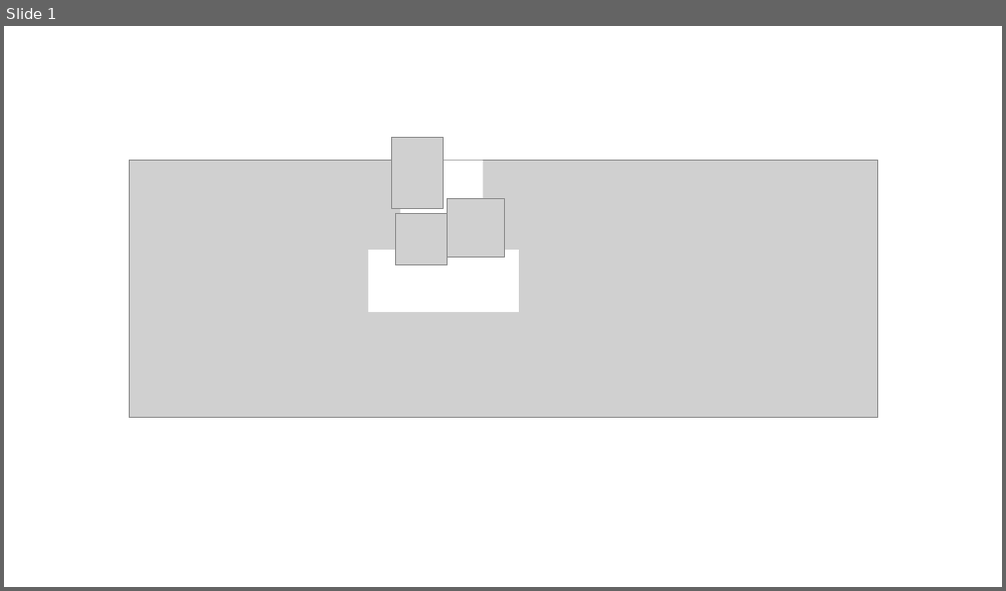
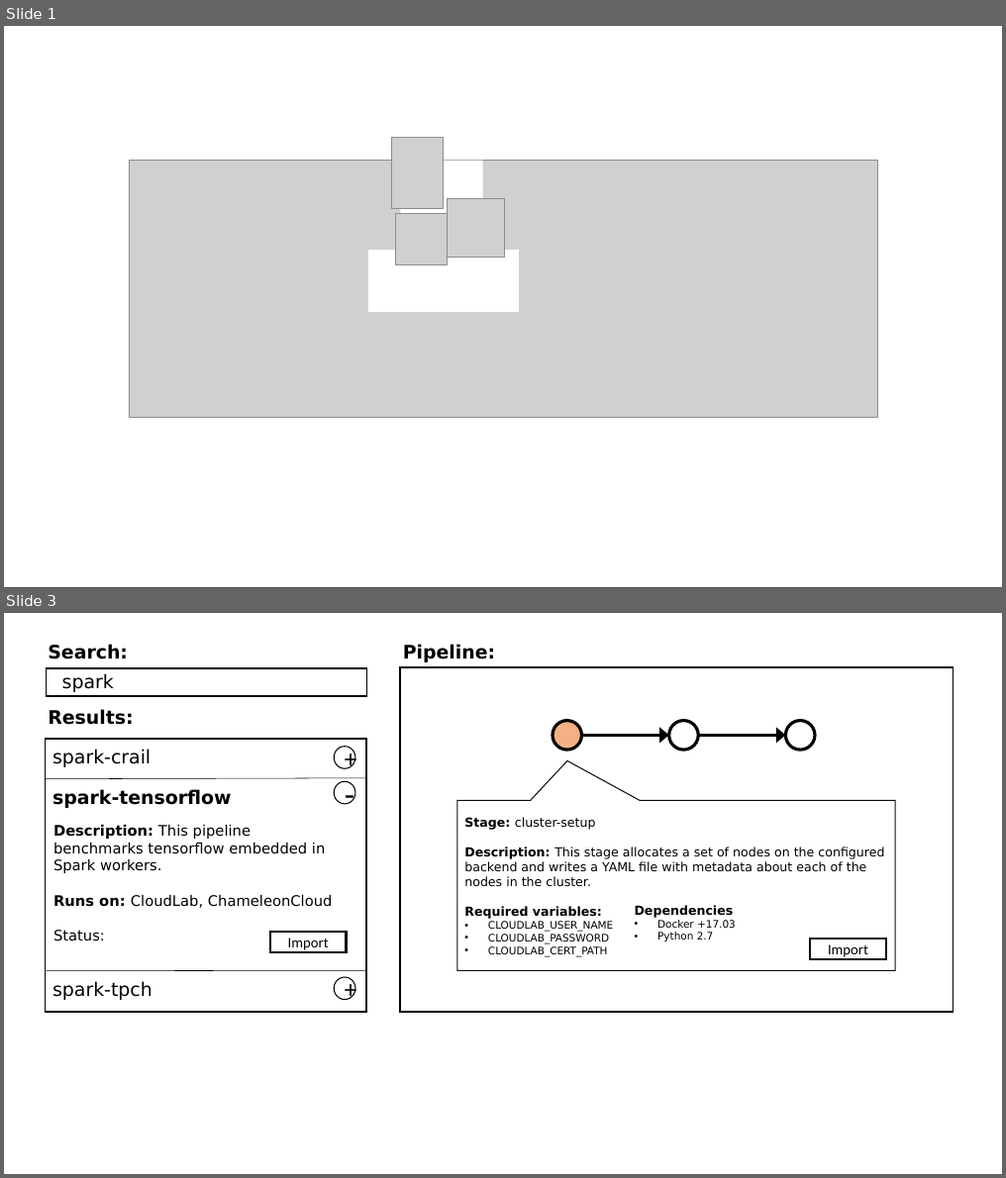
Before and after one commit to ivotron/blackswan-position-popper, a slide deck: paper/figures/diagrams.pptx. Shown one above the other, each under a label of ours: slide 1 before the commit, slides 1 and 3 after it; the slides between them are not shown. The pictures are 1006x591 and 1006x1178 pixels, drawn with LibreOffice and Linux fonts; fonts in the diff are those of the drawing; grey boxes stand for pictures. Boxes give left, top, right and bottom in pixels: in the first picture for what was removed or moved away, otherwise in the second. Text is boxed around its words. In the diff, an @@ line names an element or a change of style, - is before the commit and + after.

```diff
--- a/paper/figures/diagrams.pptx
+++ b/paper/figures/diagrams.pptx
@@ slide 3 added at (4,613,1002,1174), background #FFFFFF @@
@@ rectangle added at (46,668,367,696), outline #000000 1.5 pt @@
@@ text added at (48,644,128,660), 18 pt, text #000000, bold @@
+Search:
@@ rectangle added at (400,666,953,1012), outline #000000 1.5 pt @@
@@ text added at (403,644,495,663), 18 pt, text #000000, bold @@
+Pipeline:
@@ text added at (62,673,114,692), 18 pt, text #000000 @@
+spark
@@ text added at (48,709,133,725), 18 pt, text #000000, bold @@
+Results:
@@ rectangle added at (46,739,366,1013), outline #000000 1.5 pt @@
@@ text added at (53,749,151,767), 18 pt, text #000000 @@
+spark-crail
@@ ellipse added at (334,747,355,768), outline #000000 1 pt, 24 pt, text #000000 @@
++
@@ group added at (552,721,815,750): 3 ellipses, 2 arrows @@
@@ line added from (46, 779) to (367, 778), #000000 0.5 pt @@
@@ text added at (53,789,231,808), 18 pt, text #000000, bold @@
+spark-tensorflow
@@ ellipse added at (334,781,355,804), outline #000000 1 pt, 32 pt, text #000000 @@
+-
@@ speech box added at (457,801,896,970), outline #0D0D0D 1 pt, 12 pt, text #000000 @@
+Stage: cluster-setup
+Description: This stage allocates a set of nodes on the configured backend and writes a YAML file with metadata about each of the nodes in the cluster.
+Required variables:
+• CLOUDLAB_USER_NAME
+• CLOUDLAB_PASSWORD
+• CLOUDLAB_CERT_PATH
@@ text added at (54,824,333,942), 14 pt, text #000000 @@
+Description: This pipeline benchmarks tensorflow embedded in Spark workers.
+Runs on: CloudLab, ChameleonCloud
+Status:
@@ text added at (635,905,736,942), 10 pt, text #000000 @@
+Dependencies
+• Docker +17.03
+• Python 2.7
@@ rectangle added at (270,932,347,953), outline #000000 2.25 pt, 14 pt, text #000000 @@
+Import
@@ rectangle added at (810,939,887,959), outline #0D0D0D 2.25 pt, 14 pt, text #000000 @@
+Import
@@ line added from (46, 970) to (364, 970), #000000 0.5 pt @@
@@ text added at (53,981,152,1000), 18 pt, text #000000 @@
+spark-tpch
@@ ellipse added at (334,977,355,1000), outline #000000 1 pt, 24 pt, text #000000 @@
++
```
Also in this commit, not shown: 1 other slide added, 5 other files.
